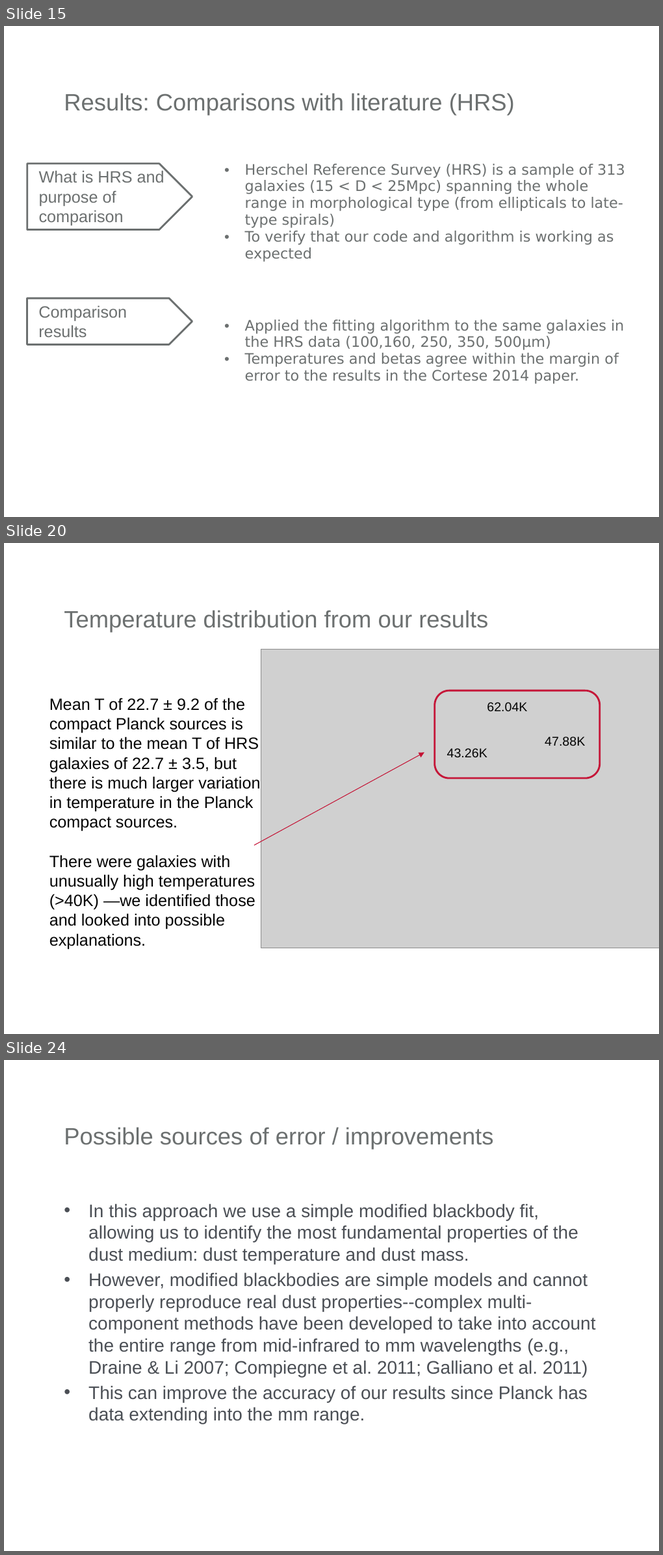
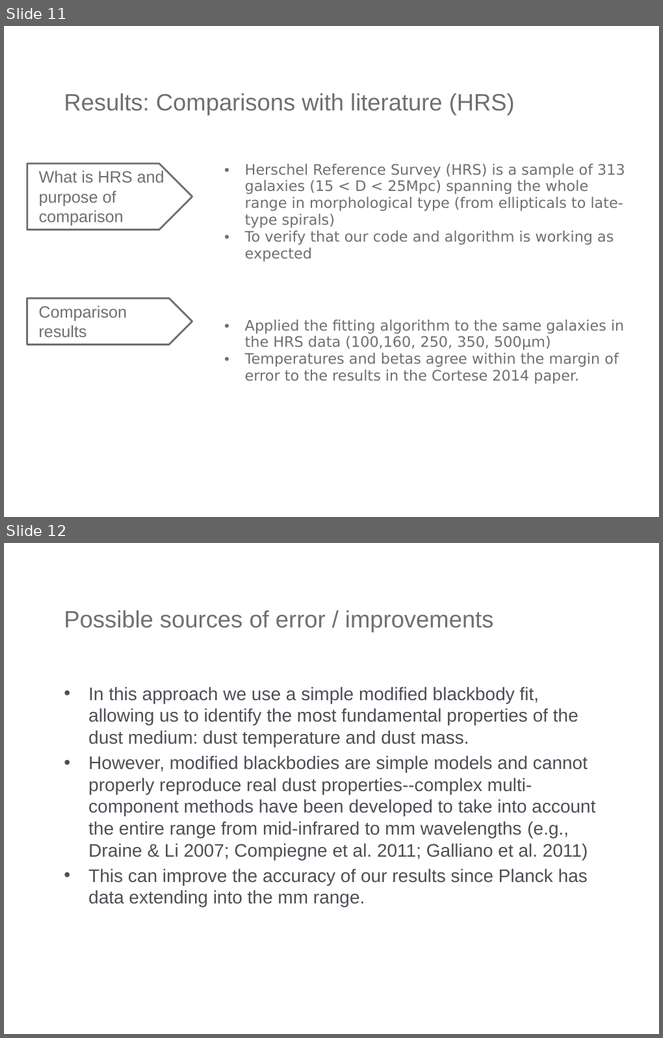
Before and after one commit to lingxz/lightbending, a slide deck: presentation.pptx. Shown one above the other, each under a label of ours: slides 15, 20 and 24 before the commit, slides 11 and 12 after it; the slides between them are not shown. The pictures are 663x1555 and 663x1038 pixels, drawn with LibreOffice and Linux fonts; fonts in the diff are those of the drawing; grey boxes stand for pictures; background and template pictures are left out. Boxes give left, top, right and bottom in pixels: in the first picture for what was removed or moved away, otherwise in the second. Text is boxed around its words. In the diff, an @@ line names an element or a change of style, - is before the commit and + after.

```diff
--- a/presentation.pptx
+++ b/presentation.pptx
@@ slide 20 removed at box(4, 543, 659, 1034), background #FFFFFF @@
@@ title removed at box(64, 610, 488, 632) @@
-Temperature distribution from our results
@@ picture removed at box(261, 649, 659, 948) @@
@@ text removed at box(50, 698, 260, 949) @@
-Mean T of 22.7 ± 9.2 of the compact Planck sources is similar to the mean T of HRS galaxies of 22.7 ± 3.5, but there is much larger variation in temperature in the Planck compact sources.
-There were galaxies with unusually high temperatures (>40K) —we identified those and looked into possible explanations.
@@ rounded rectangle removed at box(434, 691, 599, 778) @@
@@ text removed at box(487, 702, 527, 711) @@
-62.04K
@@ text removed at box(545, 737, 585, 746) @@
-47.88K
@@ arrow removed from (254, 846) to (425, 753) @@
@@ text removed at box(447, 748, 488, 757) @@
-43.26K
@@ what was slide 15 is now slide 11 @@
@@ what was slide 24 is now slide 12 @@
```
Also in this commit, not shown: 3 slides changed, 5 slides added, 16 other slides removed, 49 other files.
